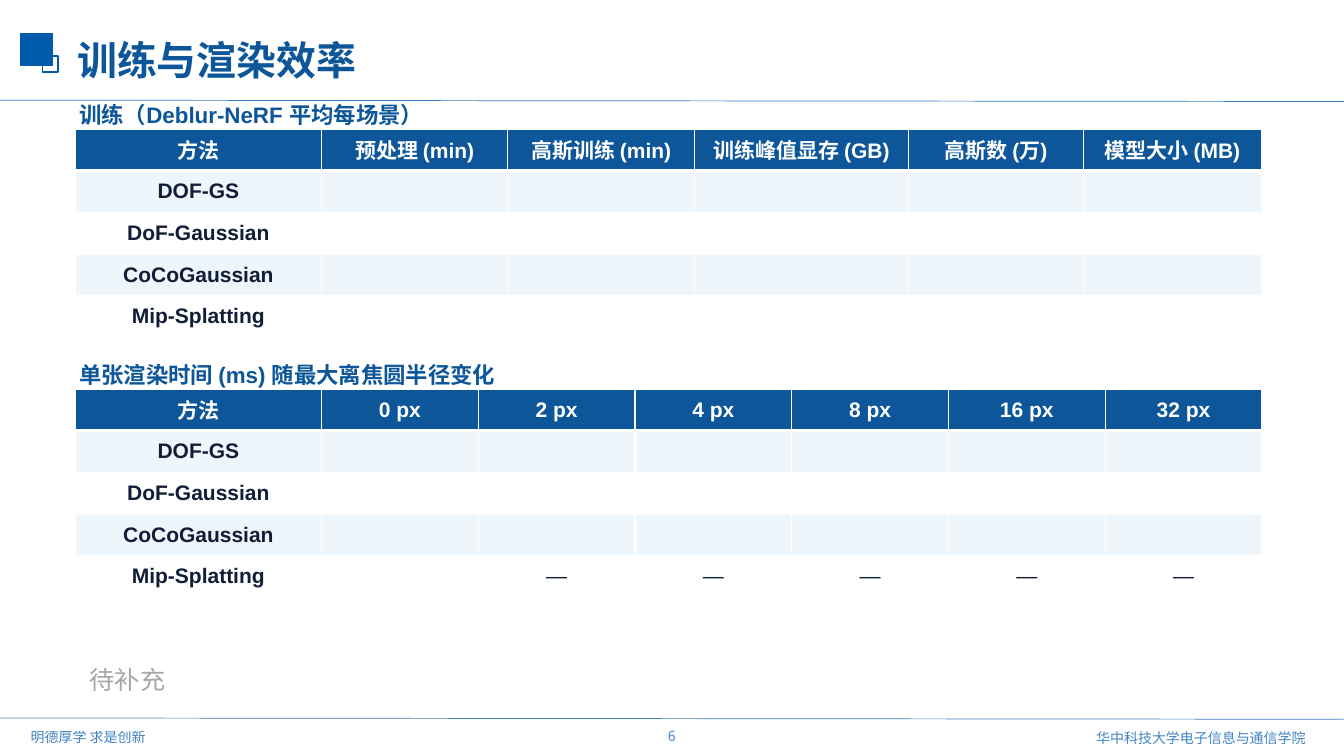
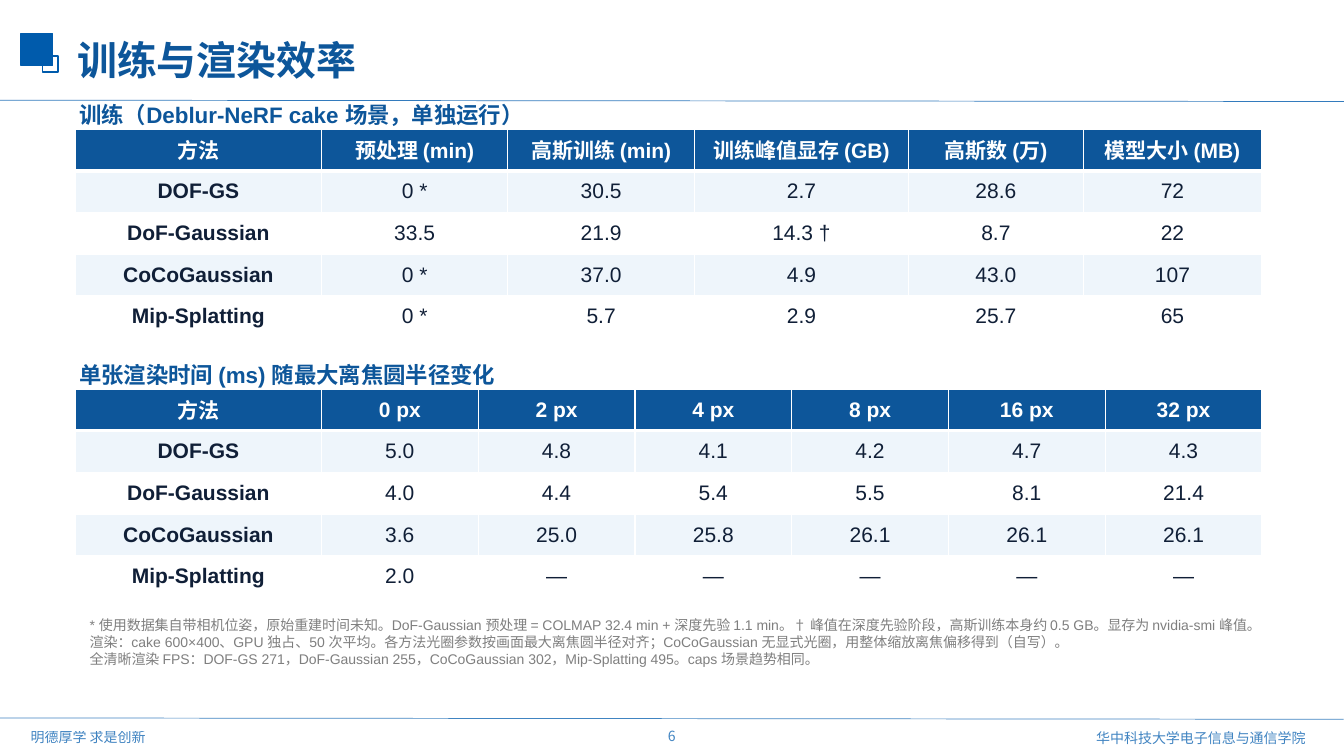
Before and after one commit to mengmcy1/OPPO-depth-guided-video-bokeh, a slide deck: slide 6 of 汇报/2026-11-05_3DGS景深复现/3DGS景深方法复现_1105.pptx. Drawn at 1344x756 pixels with LibreOffice and Linux fonts; fonts in the diff are those of the drawing; background and template pictures are left out. Boxes give left, top, right and bottom in pixels: in the first picture for what was removed or moved away, otherwise in the second. Text is boxed around its words. In the diff, an @@ line names an element or a change of style, - is before the commit and + after.

```diff
--- a/汇报/2026-11-05_3DGS景深复现/3DGS景深方法复现_1105.pptx
+++ b/汇报/2026-11-05_3DGS景深复现/3DGS景深方法复现_1105.pptx
@@ text at box(79, 104, 524, 126): text changed @@
-训练（Deblur-NeRF 平均每场景）
+训练（Deblur-NeRF cake 场景，单独运行）
@@ table at box(76, 129, 1262, 338) @@
-row 2: DOF-GS |  |  |  |  | 
+row 2: DOF-GS | 0 * | 30.5 | 2.7 | 28.6 | 72
-row 3: DoF-Gaussian |  |  |  |  | 
+row 3: DoF-Gaussian | 33.5 | 21.9 | 14.3 † | 8.7 | 22
-row 4: CoCoGaussian |  |  |  |  | 
+row 4: CoCoGaussian | 0 * | 37.0 | 4.9 | 43.0 | 107
-row 5: Mip-Splatting |  |  |  |  | 
+row 5: Mip-Splatting | 0 * | 5.7 | 2.9 | 25.7 | 65
@@ table at box(76, 389, 1265, 598) @@
-row 2: DOF-GS |  |  |  |  |  | 
+row 2: DOF-GS | 5.0 | 4.8 | 4.1 | 4.2 | 4.7 | 4.3
-row 3: DoF-Gaussian |  |  |  |  |  | 
+row 3: DoF-Gaussian | 4.0 | 4.4 | 5.4 | 5.5 | 8.1 | 21.4
-row 4: CoCoGaussian |  |  |  |  |  | 
+row 4: CoCoGaussian | 3.6 | 25.0 | 25.8 | 26.1 | 26.1 | 26.1
-row 5, column 2: 
+row 5, column 2: 2.0
@@ text at box(90, 618, 1261, 667): text changed; size 18 to 10 pt; text colour #A6A6A6 to #7F7F7F @@
-待补充
+* 使用数据集自带相机位姿，原始重建时间未知。DoF-Gaussian 预处理 = COLMAP 32.4 min + 深度先验 1.1 min。† 峰值在深度先验阶段，高斯训练本身约 0.5 GB。显存为 nvidia-smi 峰值。
+渲染：cake 600×400、GPU 独占、50 次平均。各方法光圈参数按画面最大离焦圆半径对齐；CoCoGaussian 无显式光圈，用整体缩放离焦偏移得到（自写）。
+全清晰渲染 FPS：DOF-GS 271，DoF-Gaussian 255，CoCoGaussian 302，Mip-Splatting 495。caps 场景趋势相同。
```
Also in this commit, not shown: 2 other slides changed.
